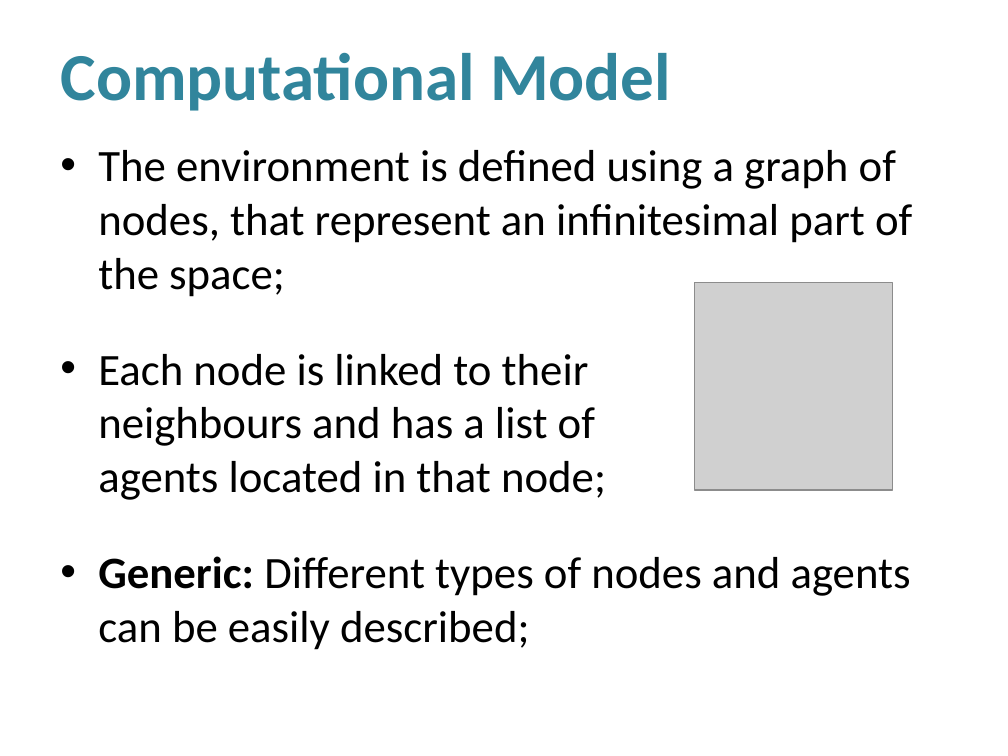
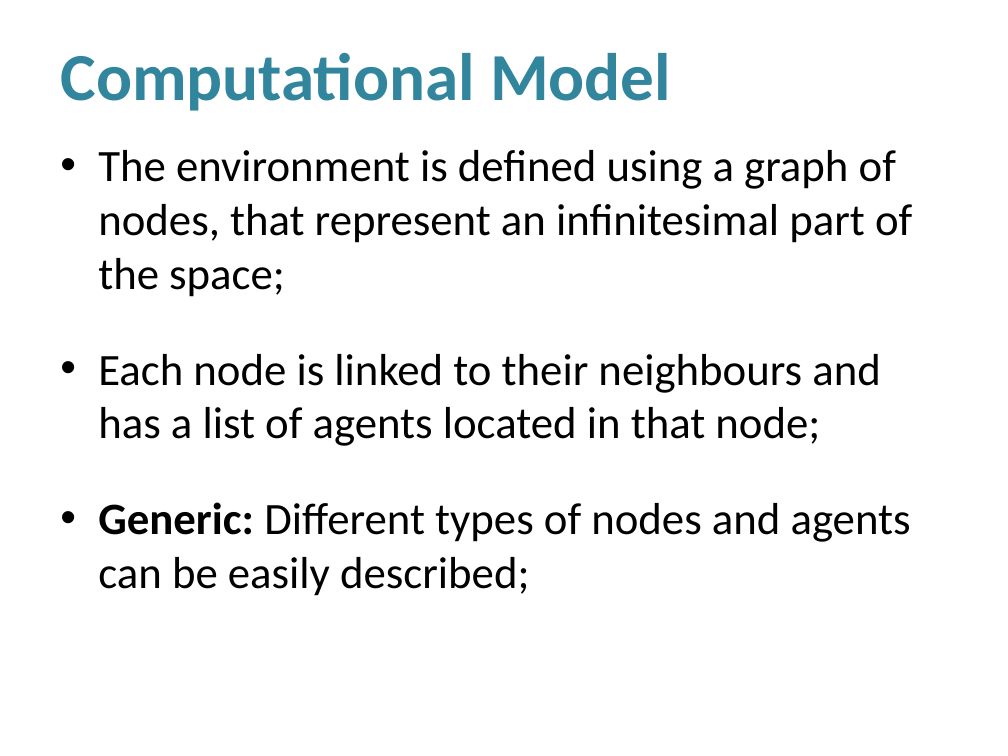
Before and after one commit to luiz-filipe/msc-project, a slide deck: slide 5 of presentation-june/Presentation.pptx. Drawn at 1008x756 pixels with LibreOffice and Linux fonts; fonts in the diff are those of the drawing; grey boxes stand for pictures; background and template pictures are left out. Boxes give left, top, right and bottom in pixels: in the first picture for what was removed or moved away, otherwise in the second. Text is boxed around its words. In the diff, an @@ line names an element or a change of style, - is before the commit and + after.

```diff
--- a/presentation-june/Presentation.pptx
+++ b/presentation-june/Presentation.pptx
@@ text "The environment is defined using ..." rewrapped from bbox=[98, 150, 912, 650] to bbox=[98, 150, 912, 596] @@
@@ picture removed at bbox=[695, 283, 893, 491] @@
```
Also in this commit, not shown: 2 other slides changed, 1 slide removed, 5 other files.
